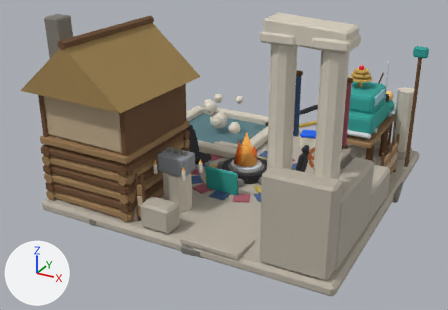
Before and after pictures for a commit that changed the FBX model client/CultOfComfort.Unity/Assets/Resources/Art/Models/hearth_l3.fbx.
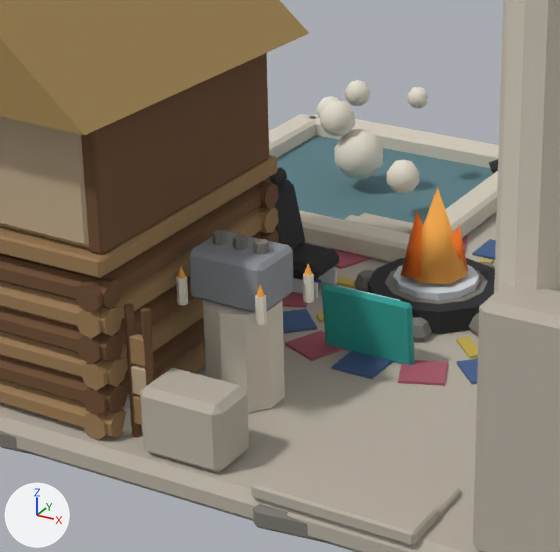
Each version appears first whole from a 50 mm lens placed at (3.3, -6.6, 3.64), pointed at (-0.12, -0.39, 0.53), and next in a close-up on the part from 20% to 65% of the width and 21% to 85% of the height. Lighting does not change. The marker at lower left points along +X, +Y and +Z. The last two pictures show the newer version. Where no turn or scale is listed for an object, it has been applied to the vertices. Vertices at exactly the same position are counted once.

Objects in the first close-up: 'Fire', 'Ruin', 'Steam' and 1 more.
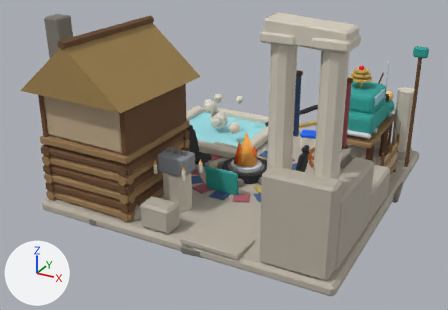
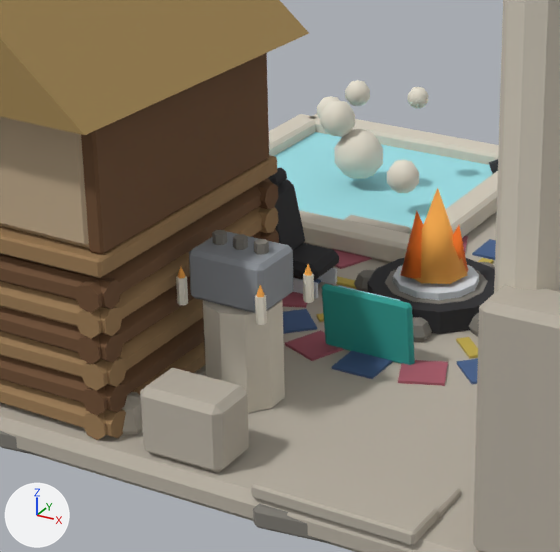
Changed parts and their boxes [x1, y1, x2, y2] in the close-ups (560 x 552 px):
'PoolWater', added (cyan): after [275, 132, 493, 231]
part 1 of me_ruin, deleted: before [124, 135, 493, 437]

The change, as a diff of the scene's bpy script:
```diff
--- a/client/CultOfComfort.Unity/Assets/Resources/Art/Models/hearth_l3.fbx.py
+++ b/client/CultOfComfort.Unity/Assets/Resources/Art/Models/hearth_l3.fbx.py
@@ me_ruin @@
 # used by ob_ruin; location = (0.0, 0.0, 0.0)
-me_ruin.from_pydata(...)  # 3543 vertices, 3374 faces; spans x -1.93..1.9, y -1.9..1.87, z 0.0..2.56
+me_ruin.from_pydata(...)  # 3443 vertices, 3276 faces; spans x -1.93..1.9, y -1.9..1.87, z 0.0..2.56
+# me_ruin part 1: 6 loose pieces with 100 vertices, spanning x -1.64..-0.38, y -1.7..1.67, z 0.13..0.72, are deleted
 me_ruin.materials.append(mat_palette)
@@ me_poolwater @@
+me_poolwater.from_pydata(...)  # a box spanning x -1.64..-0.38, y 0.46..1.67, z 0.15..0.19
+me_poolwater.materials.append(mat_palette)  # picture img_palette_png
@@ ob_poolwater @@
+ob_poolwater = bpy.data.objects.new('PoolWater', me_poolwater)
+ob_poolwater.location = (0.0, 0.0, 0.0)
```
